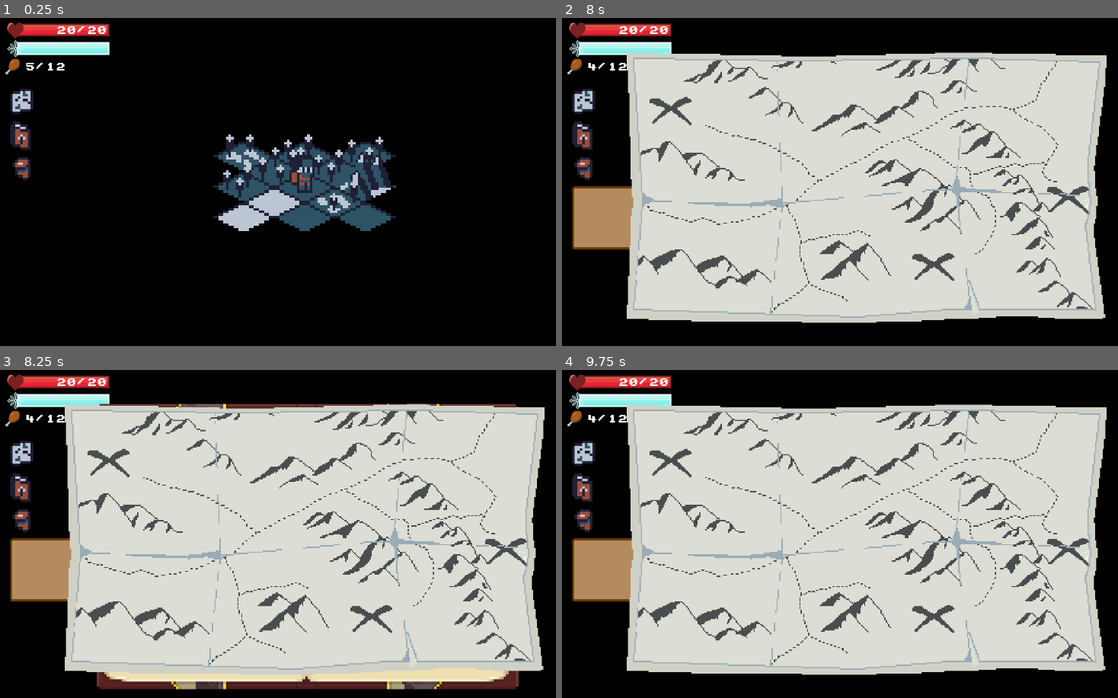
Above: before the commit, frames 1-4 (two rows, left to right).
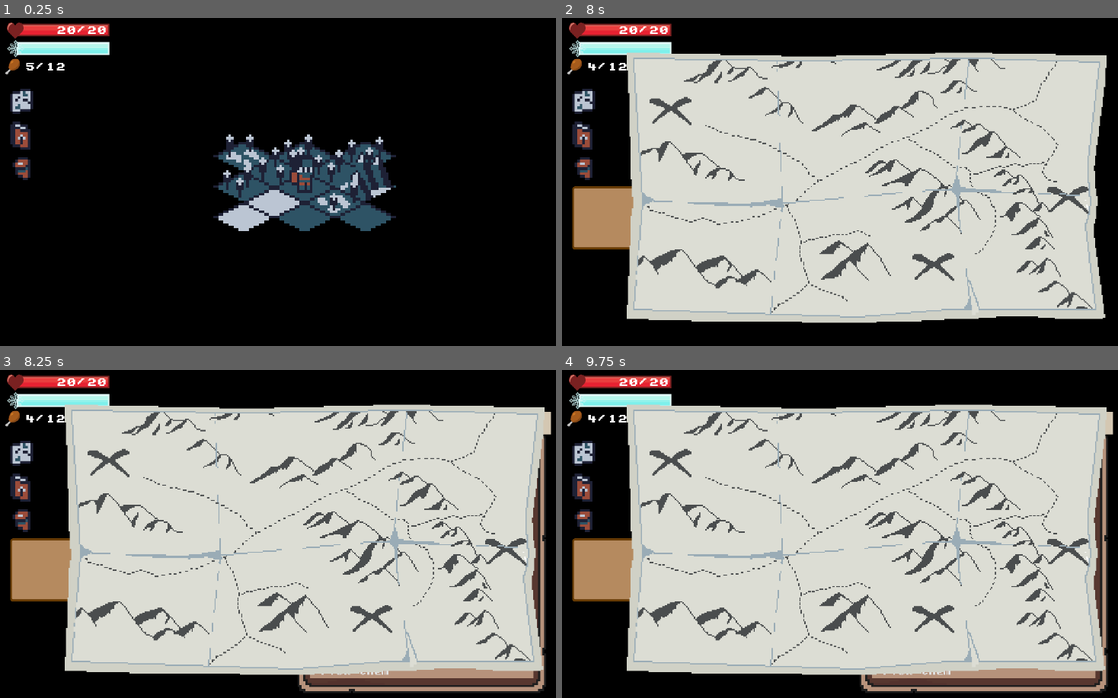
Above: after the commit, the same moments.

Repository: ZeeHatcher/project-forgotten
Game: Godot game, scene res://scenes/main/main.tscn
Same seed, same stepped clock (60 frames per second), same inputs: the game is played once before the commit and once after it. This scene is started directly instead of the project's main scene.
Inputs (mouse positions are in pixels of both pictures, inside the frame that each line leads up to):
- Up to frame 1 (0.25 s): no input
- Up to frame 2 (8 s): click (584, 100) at 0.5 s; click (584, 132) at 1.25 s; click (584, 168) at 2 s; tap Enter at 2.75, 4.25, 7.25 s; move the mouse to (1001, 172) at 2.77 s; hold D (move_right) 2.78-3.53 s; hold Tab (journal) 2.78-3.53 s; click (1001, 172) at 2.92 s; tap Space at 3.5, 5.75 s; move the mouse to (745, 204) at 3.52 s; hold S (move_down) 3.53-4.28 s; tap Tab (journal) at 3.6, 5.1, 6.6 s; move the mouse to (928, 113) at 4.27 s; hold D (move_right) 4.28-5.03 s; hold Tab (journal) 4.28-5.03 s; move the mouse to (834, 257) at 5.02 s; hold W (move_up) 5.03-5.78 s; click (834, 257) at 5.17 s; move the mouse to (1051, 237) at 5.77 s; hold Tab (journal) 5.78-6.53 s; hold A (move_left) 5.78-7.28 s; tap M (map) at 6.4 s; move the mouse to (684, 136) at 6.52 s; move the mouse to (895, 188) at 7.27 s; hold S (move_down) from 7.28 s (still down); hold Tab (journal) from 7.28 s (still down); click (895, 188) at 7.42 s
- Up to frame 3 (8.25 s): tap Space at 8 s; move the mouse to (211, 455) at 8.02 s; release S (move_down) at 8.03 s; release Tab (journal) at 8.03 s; hold D (move_right) from 8.03 s (still down); tap Tab (journal) at 8.1 s
- Up to frame 4 (9.75 s): release D (move_right) at 8.75 s; click (984, 671) at 8.75 s, where only the run after the commit has a clickable "Pick them"; move the mouse to (1001, 524) at 9.52 s; hold W (move_up) from 9.53 s (still down); hold Tab (journal) from 9.53 s (still down)

Frames 1-2 are identical in both runs. In frame 3, 6.4% of the frame differs, in the area x 17-100%, y 10-99%; in frame 4, 4.3%.

Commit message:
feat: random side events

Diff:
--- a/events/berry_bush.json
+++ b/events/berry_bush.json
@@ -10,8 +10,7 @@
             "stats": {
               "food": 1
             }
-          },
-          "complete": true
+          }
         }
       ]
     }
--- a/events/big_berry_bush.json
+++ b/events/big_berry_bush.json
@@ -10,8 +10,7 @@
             "stats": {
               "food": 4
             }
-          },
-          "complete": true
+          }
         }
       ]
     }
--- a/events/clovers.json
+++ b/events/clovers.json
@@ -10,8 +10,7 @@
             "stats": {
               "food": 2
             }
-          },
-          "complete": true
+          }
         }
       ]
     }
--- a/events/loaded_berry_bush.json
+++ b/events/loaded_berry_bush.json
@@ -10,8 +10,7 @@
             "stats": {
               "food": 8
             }
-          },
-          "complete": true
+          }
         }
       ]
     }
--- a/events/pine_needles.json
+++ b/events/pine_needles.json
@@ -10,8 +10,7 @@
             "stats": {
               "food": 1
             }
-          },
-          "complete": true
+          }
         }
       ]
     }
--- a/events/rabbit.json
+++ b/events/rabbit.json
@@ -10,8 +10,7 @@
             "stats": {
               "food": 5
             }
-          },
-          "complete": true
+          }
         }
       ]
     }
--- a/misc/random_event_tiles.gd
+++ b/misc/random_event_tiles.gd
@@ -4,7 +4,7 @@
 
 export(int, 0, 100) var trigger_chance
 export(NodePath) var _audio_player_path
-export var tile_events := {}
+export(Array, String) var random_events := []
 export var grace_period := 5
 
 
@@ -58,8 +58,7 @@
 
 signal event_triggered(event_name)
 
-var _grace := grace_period
-
+onready var _grace := grace_period
 onready var _audio_player: AudioStreamPlayer = get_node(_audio_player_path)
 
 
@@ -67,12 +66,7 @@
 	if not _can_trigger():
 		return
 
-	var local_position := to_local(global_pos)
-	var map_position := world_to_map(local_position)
-	var tile_id := get_cellv(map_position)
-	var tile_type := tile_set.tile_get_name(tile_id)
-
-	var event_name := _random_event(tile_type)
+	var event_name := _random_event()
 	if not event_name:
 		return
 
@@ -80,8 +74,8 @@
 	_grace = grace_period
 
 
-func _random_event(tile_type: String) -> String:
-	var events: Array = tile_events.get(tile_type, [])
+func _random_event() -> String:
+	var events: Array = random_events
 	events.shuffle()
 	return events.front() if not events.empty() else null
 
--- a/scenes/main/main.tscn
+++ b/scenes/main/main.tscn
@@ -33,9 +33,8 @@
 script = ExtResource( 15 )
 trigger_chance = 10
 _audio_player_path = NodePath("../AudioStreamPlayer")
-tile_events = {
-"forest": [ "wolf_attack", "berry_bush" ]
-}
+random_events = [ "berry_bush", "big_berry_bush", "loaded_berry_bush", "clovers", "pine_needles", "rabbit" ]
+grace_period = 6
 
 [node name="EventTiles" type="TileMap" parent="."]
 mode = 1
@@ -124,6 +123,7 @@
 [connection signal="event_triggered" from="EventTiles" to="EventService" method="start_event"]
 [connection signal="dead" from="Player" to="." method="_on_Player_dead"]
 [connection signal="moved" from="Player" to="." method="_on_Player_moved"]
+[connection signal="moved" from="Player" to="Terrain" method="trigger_event_at"]
 [connection signal="moved" from="Player" to="Terrain" method="_on_Player_moved"]
 [connection signal="moved" from="Player" to="GameSaveService" method="_on_Player_moved"]
 [connection signal="inventory_button_pressed" from="CanvasLayer/HUD" to="CanvasLayer/InventoryList" method="_on_HUD_inventory_button_pressed"]
--- a/scenes/tutorial/tutorial.tscn
+++ b/scenes/tutorial/tutorial.tscn
@@ -35,9 +35,6 @@
 script = ExtResource( 8 )
 trigger_chance = 10
 _audio_player_path = NodePath("../AudioStreamPlayer")
-tile_events = {
-"forest": [ "wolf_attack", "berry_bush" ]
-}
 
 [node name="EventTiles" type="TileMap" parent="."]
 mode = 1
